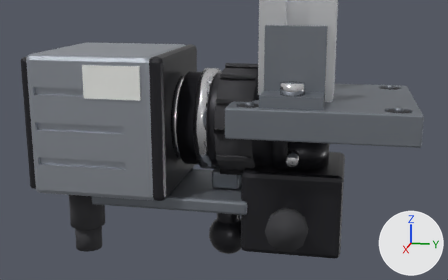
Renders of the glTF model public/models/camera_mount.glb from each side of a commit.
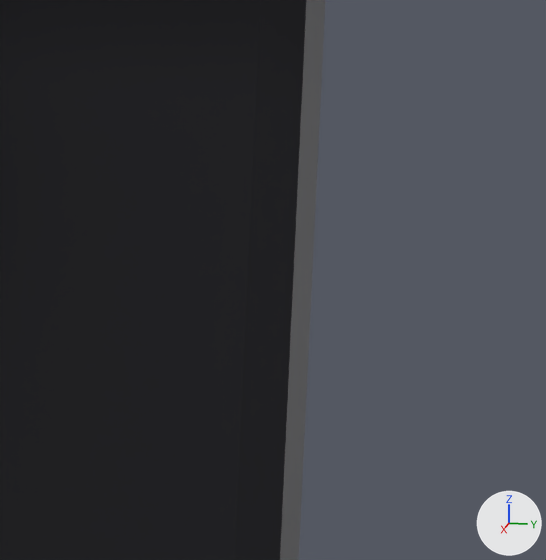
The first picture shows the older version from a camera (50 mm lens) standing at (0.1758, 0.0138, 0.0377) and looking at (-0.0001, -0.0214, -0.0063). The close-ups show the older and then the newer version on the part from 70% to 81% of the width and 69% to 86% of the height of that picture. Only the edits that show in the close-ups are written down. Lighting does not change. The marker at lower right points along +X, +Y and +Z. Where no turn or scale is listed for an object, it has been applied to the vertices. Vertices at exactly the same position are counted once.

The older version as bpy lines, for what is in view:
```python
me_cylinder_013 = bpy.data.meshes.new('Cylinder.013')
me_cylinder_013.from_pydata(...)  # 212 vertices, 404 faces; spans x -0.014..0.026, y -0.014..0.014, z -0.028..0.004
# faces by material slot: [232, 136, 36]
me_cylinder_013.materials.append(mat_camblack)  # dark grey #2c2c30
me_cylinder_013.materials.append(mat_camchrome)  # white #e7e7ea
me_cylinder_013.materials.append(mat_camrubber)  # dark grey #38383c
ob_clamp = bpy.data.objects.new('clamp', me_cylinder_013)
ob_clamp.location = (0.0, 0.0, -0.0076)
```
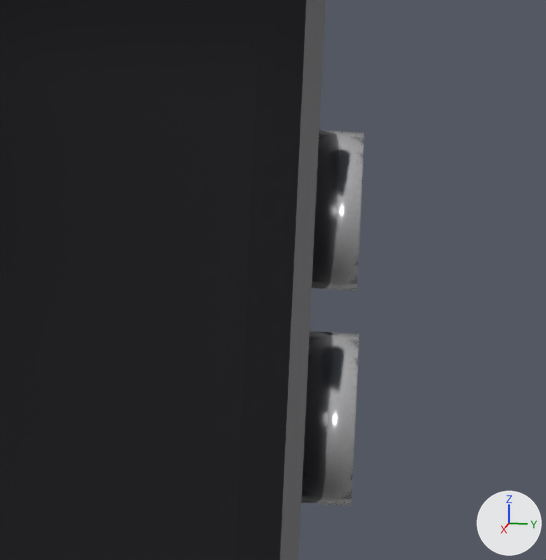
The change, as a list of edits to the scene's bpy script:
```text
Change me_cylinder_013:
    used by ob_clamp; location = (0.0, 0.0, -0.0076)
    remove me_cylinder_013.from_pydata(...)  # 212 vertices, 404 faces; spans x -0.014..0.026, y -0.014..0.014, z -0.028..0.004
    add me_cylinder_013.from_pydata(...)  # 340 vertices, 644 faces; spans x -0.014..0.026, y -0.0152..0.0152, z -0.028..0.004
    me_cylinder_013 part 1: a new loose piece, a 16-sided cylinder along y spanning x -0.0096..-0.0054, y 0.014..0.0152, z -0.0231..-0.0189, in mat_camchrome (white #e7e7ea)
    me_cylinder_013 part 2: a new loose piece, a 16-sided cylinder along y spanning x 0.0054..0.0096, y 0.014..0.0152, z -0.0231..-0.0189, in mat_camchrome (white #e7e7ea)
    other edits to the shape of me_cylinder_013 do not show in these pictures
```

Changed parts and their boxes (x1, y1, x2, y2) in the close-ups (546 x 560 px):
'clamp', reshaped
    before: (0, 0, 325, 560)
    after: (0, 0, 364, 560)
part 1 of me_cylinder_013, added
    after: (312, 130, 364, 291)
part 2 of me_cylinder_013, added
    after: (301, 331, 359, 506)
